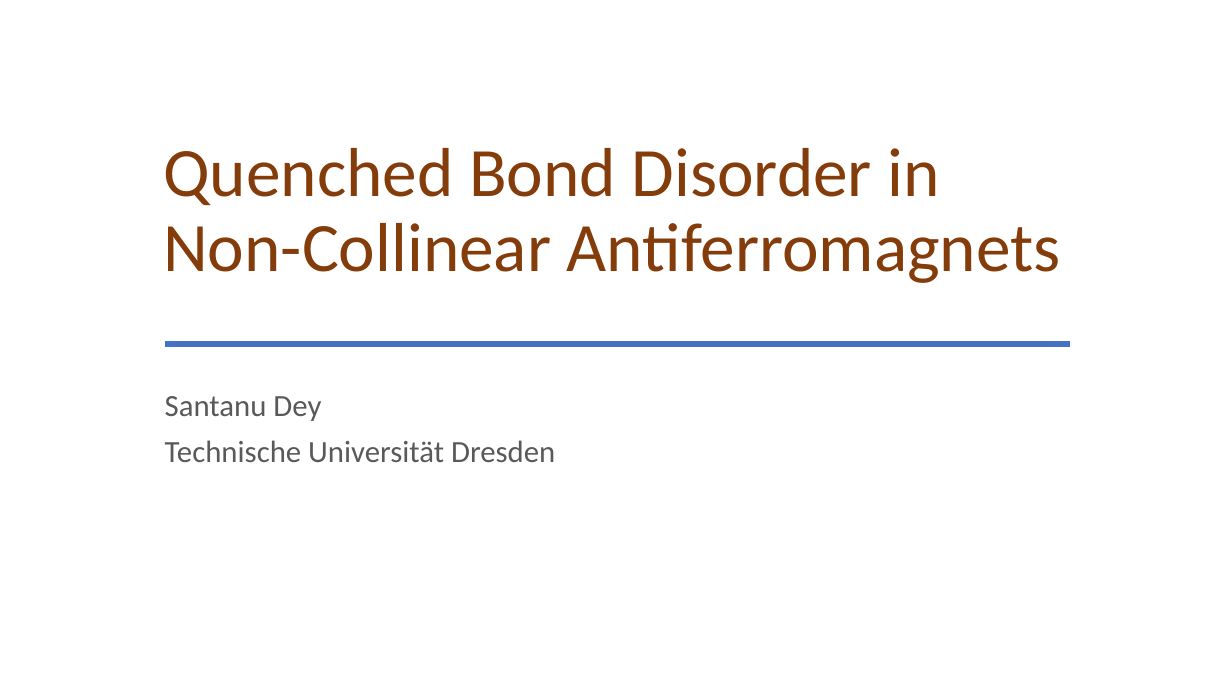
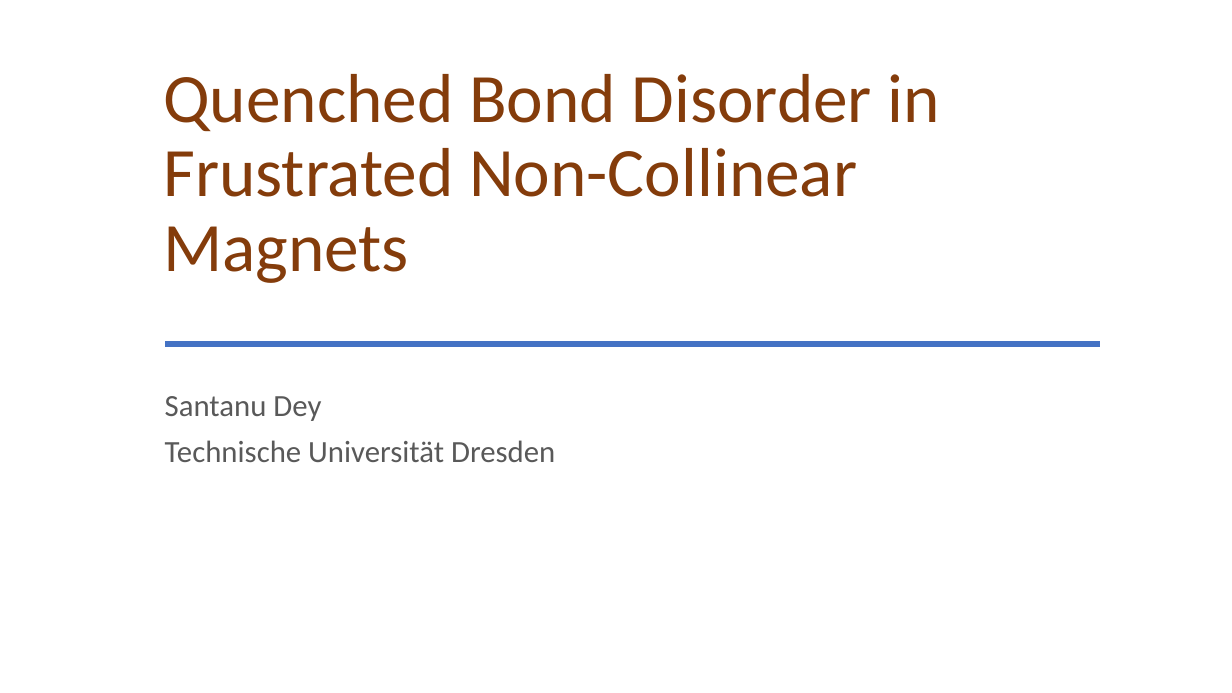
Before and after one commit to glacieant/disordered_triangular_swt, a slide deck: slide 1 of talk/disordered_non-collinear_magnet.pptx. Drawn at 1232x693 pixels with LibreOffice and Linux fonts; fonts in the diff are those of the drawing. Boxes give left, top, right and bottom in pixels: in the first picture for what was removed or moved away, otherwise in the second. Text is boxed around its words. In the diff, an @@ line names an element or a change of style, - is before the commit and + after.

```diff
--- a/talk/disordered_non-collinear_magnet.pptx
+++ b/talk/disordered_non-collinear_magnet.pptx
@@ title at [163,74,940,283]: text changed @@
-Quenched Bond Disorder in Non-Collinear Antiferromagnets
+Quenched Bond Disorder in Frustrated Non-Collinear Magnets
@@ line moved from (165, 344) - (1070, 344) to (165, 344) - (1101, 344) @@
```
Also in this commit, not shown: 7 other slides changed, 12 slides added, 13 other files.
